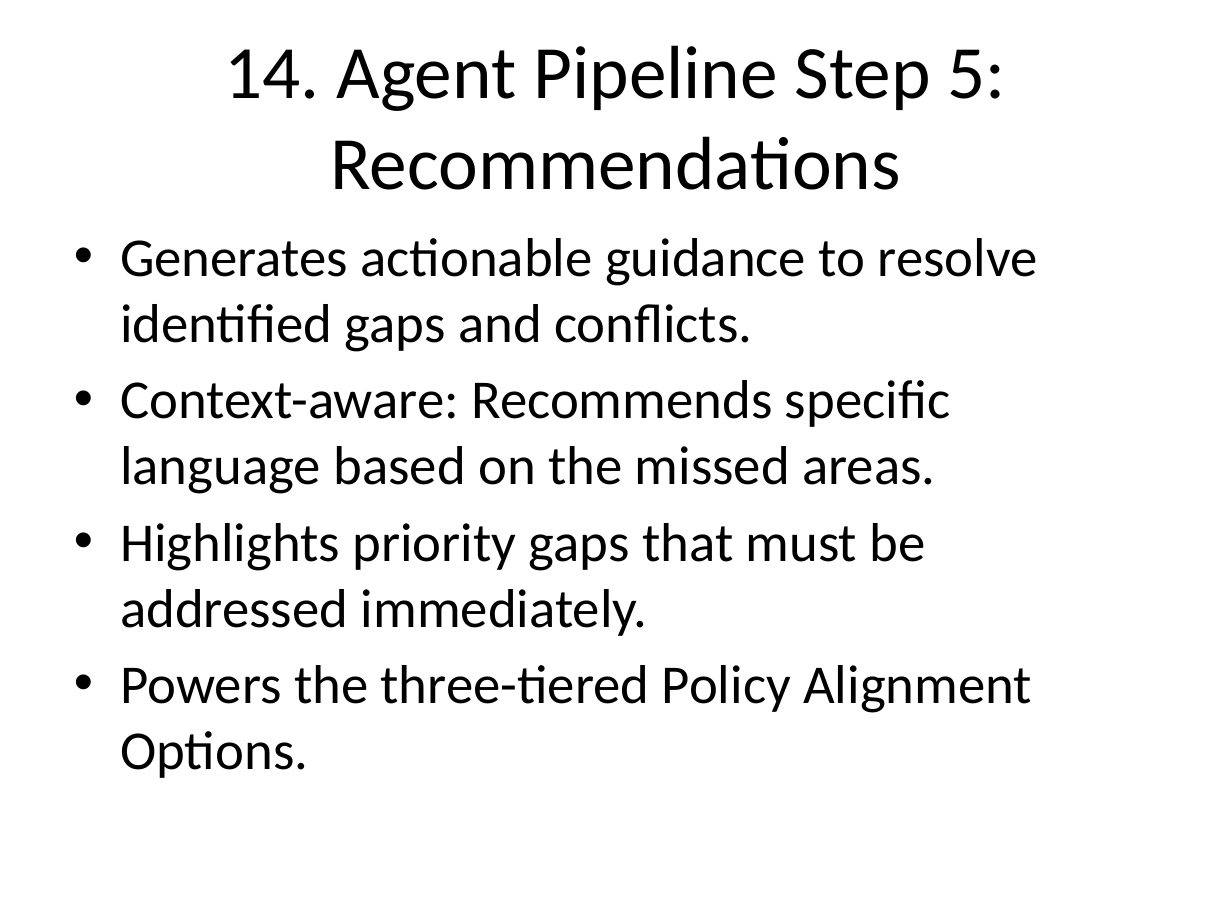
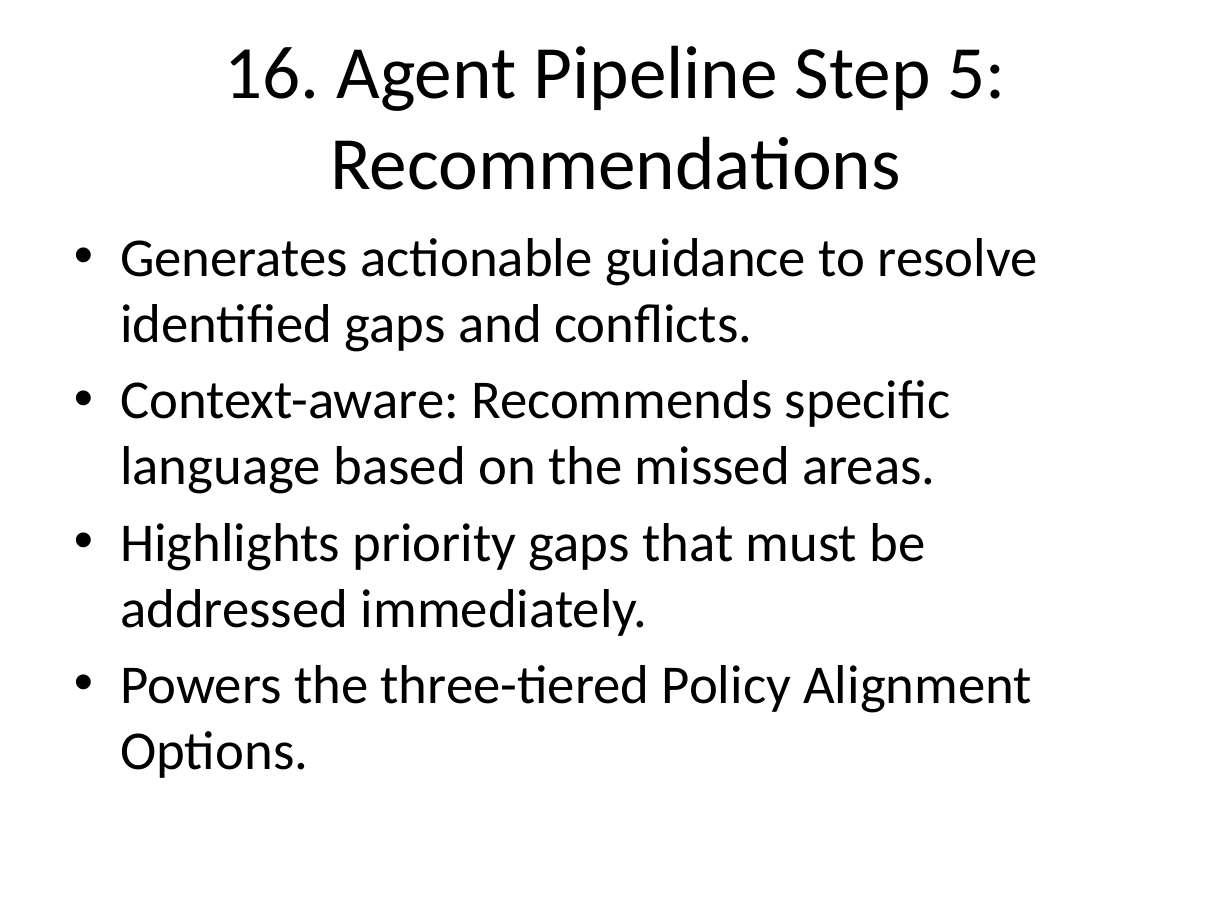
Before and after one commit to avika124/ai-governance-copilot, a slide deck: slide 17 of AI_Governance_Copilot_Presentation.pptx (slide 15 before the commit). Drawn at 1232x924 pixels with LibreOffice and Linux fonts; fonts in the diff are those of the drawing. Boxes give left, top, right and bottom in pixels: in the first picture for what was removed or moved away, otherwise in the second. Text is boxed around its words. In the diff, an @@ line names an element or a change of style, - is before the commit and + after.

```diff
--- a/AI_Governance_Copilot_Presentation.pptx
+++ b/AI_Governance_Copilot_Presentation.pptx
@@ title at <box>224,45,1006,190</box>: text changed @@
-14. Agent Pipeline Step 5: Recommendations
+16. Agent Pipeline Step 5: Recommendations
```
Also in this commit, not shown: 15 other slides changed, 3 slides added, 1 other file.
